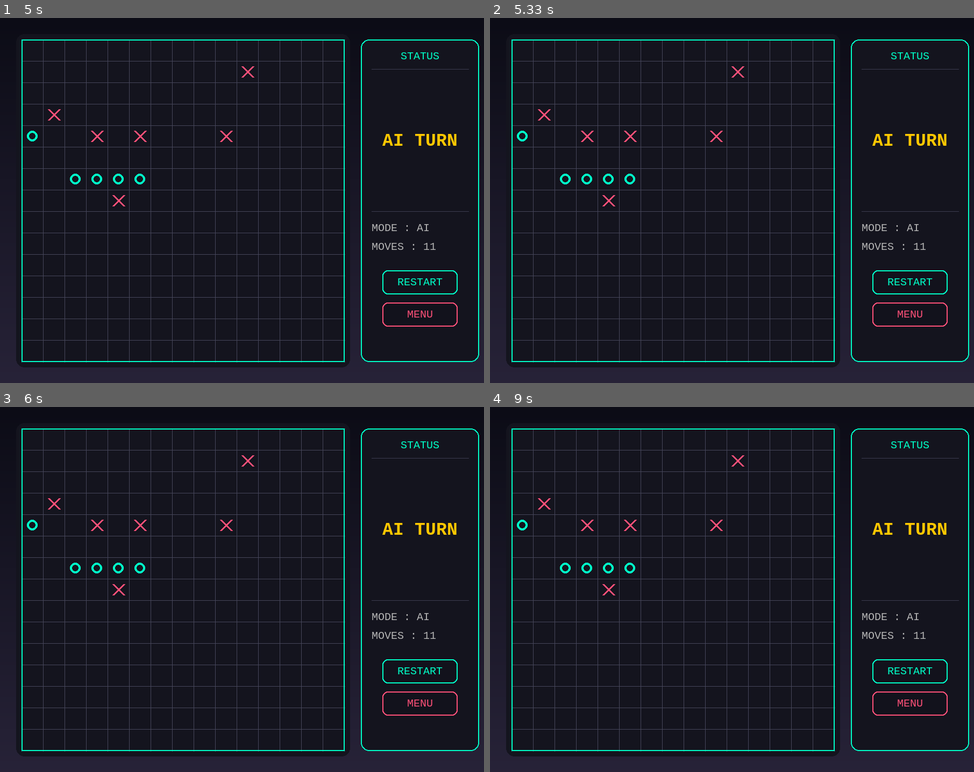
Above: before the commit, frames 1-4 (two rows, left to right).
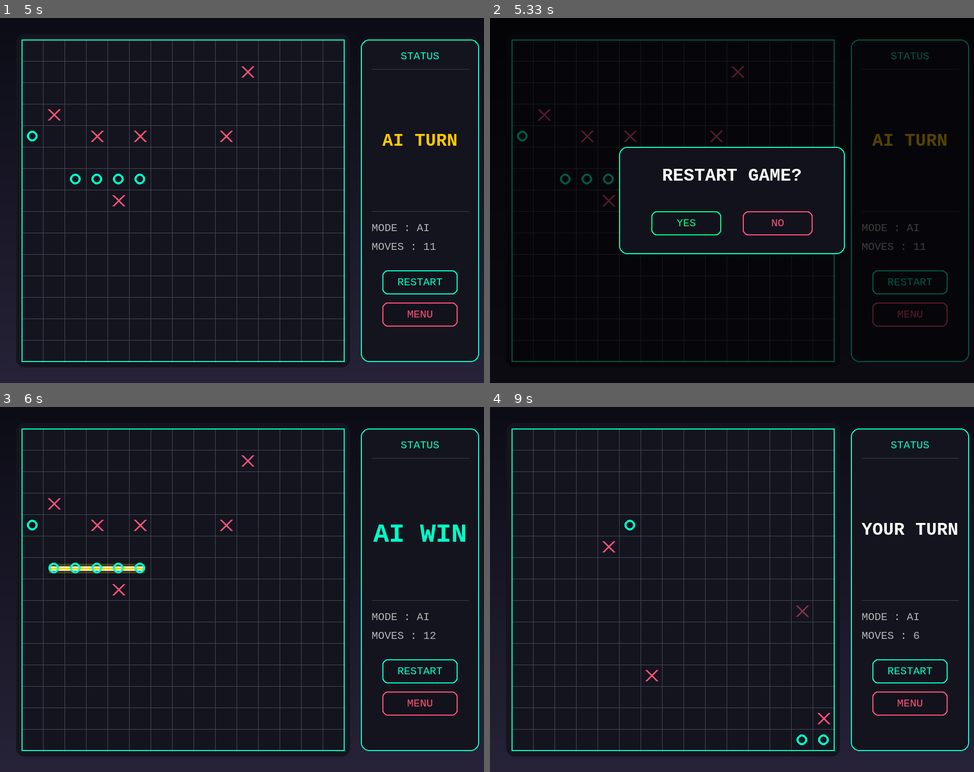
Above: after the commit, the same moments.

Repository: Vuongtlwir/project-ai-caro
Game: pygame game, started from main.py
The game is run twice, just before and just after one commit, with the same random seed, the same clock (stepped at 60 frames per second) and the same inputs.
Inputs (mouse positions are in pixels of both pictures, inside the frame that each line leads up to):
- Up to frame 1 (5 s): click (242, 200) at 0.38 s; click (125, 204) at 0.72 s; click (91, 145) at 1.05 s; click (421, 328) at 1.38 s; click (251, 76) at 1.72 s; click (217, 295) at 2.05 s; click (227, 138) at 2.38 s; click (174, 123) at 2.72 s; click (58, 120) at 3.05 s; click (82, 237) at 3.38 s; click (343, 134) at 3.72 s; click (101, 131) at 4.05 s; click (261, 185) at 4.38 s; click (135, 134) at 4.72 s
- Up to frame 2 (5.33 s): click "RESTART" at 5.05 s
- Up to frame 3 (6 s): click (285, 611) at 5.38 s, where only the run after the commit has a clickable "NO"; click (164, 472) at 5.88 s
- Up to frame 4 (9 s): click "RESTART" at 6.22 s; click (688, 611) at 6.55 s, where only the run after the commit has a clickable "YES"; click (819, 709) at 6.88 s; click (702, 480) at 7.22 s; click (640, 680) at 7.55 s; click (572, 512) at 7.88 s; click (886, 509) at 8.22 s; click (611, 553) at 8.55 s; click (799, 611) at 8.88 s

Frame 1 is identical in both runs. In frame 2, 14% of the frame differs, in the area x 0-100%, y 5-100%; in frame 3, 1.0%; in frame 4, 1.0%.

Commit message:
UI: render confirm dialog on Restart/Menu and add win popup
- Restart/Menu were setting confirm_action but draw_confirm_dialog() was
  never called in the main loop, so no dialog appeared and the YES/NO
  rects stayed (0,0,0,0) -> game soft-locked. Now drawn each frame.
- Add a win/draw announcement popup shown when a game ends, dismissed by
  a click. Restart/Menu remain clickable at all times (incl. game over).

Co-Authored-By: Claude Opus 4.8 <noreply@anthropic.com>

Diff:
--- a/src/ui/pygame_ui.py
+++ b/src/ui/pygame_ui.py
@@ -92,6 +92,9 @@
         self.confirm_action = None  # None | "restart" | "menu"
         self.confirm_yes_button = pygame.Rect(0, 0, 0, 0)
         self.confirm_no_button = pygame.Rect(0, 0, 0, 0)
+
+        # WIN POPUP (thông báo khi kết thúc ván)
+        self.show_win_popup = False
 
     #  BACKGROUND
 
@@ -849,6 +852,83 @@
             (255, 80, 120)
         )
 
+    #  WIN POPUP
+
+    def draw_win_popup(self):
+
+        if not self.show_win_popup:
+            return
+
+        # lớp phủ mờ toàn màn hình
+        overlay = pygame.Surface((WIDTH, HEIGHT), pygame.SRCALPHA)
+        overlay.fill((0, 0, 0, 170))
+        self.screen.blit(overlay, (0, 0))
+
+        # nội dung & màu theo kết quả
+        if self.winner == DRAW:
+            msg = "DRAW!"
+            color = (255, 215, 0)
+        elif self.ai_enabled:
+            if self.winner == HUMAN:
+                msg = "YOU WIN!"
+                color = (255, 80, 120)
+            else:
+                msg = "AI WINS!"
+                color = (0, 255, 200)
+        else:
+            if self.winner == HUMAN:
+                msg = "X WINS!"
+                color = (255, 80, 120)
+            else:
+                msg = "O WINS!"
+                color = (0, 255, 200)
+
+        # hộp thông báo
+        box_w, box_h = 460, 200
+        box = pygame.Rect(
+            WIDTH // 2 - box_w // 2,
+            HEIGHT // 2 - box_h // 2,
+            box_w,
+            box_h
+        )
+
+        pygame.draw.rect(
+            self.screen,
+            (18, 18, 28),
+            box,
+            border_radius=15
+        )
+
+        pygame.draw.rect(
+            self.screen,
+            color,
+            box,
+            3,
+            border_radius=15
+        )
+
+        msg_render = self.win_font.render(msg, True, color)
+        self.screen.blit(
+            msg_render,
+            (
+                box.centerx - msg_render.get_width() // 2,
+                box.y + 50
+            )
+        )
+
+        hint = self.font.render(
+            "Click to continue",
+            True,
+            (180, 180, 180)
+        )
+        self.screen.blit(
+            hint,
+            (
+                box.centerx - hint.get_width() // 2,
+                box.bottom - 55
+            )
+        )
+
     #  AI
 
     def ai_move(self):
@@ -874,6 +954,7 @@
 
             self.game_over = True
             self.winner = result
+            self.show_win_popup = True
 
             if result != DRAW:
                 self.winning_cells = self.find_winning_cells(result)
@@ -910,6 +991,7 @@
         self.winning_cells = []
         self.move_count = 0
         self.ai_thinking = False
+        self.show_win_popup = False
 
     def do_menu(self):
 
@@ -947,6 +1029,11 @@
             self.confirm_action = "menu"
             return
 
+        # Đang hiện thông báo thắng -> bấm bất kỳ đâu để đóng
+        if self.show_win_popup:
+            self.show_win_popup = False
+            return
+
         if self.game_over:
             return
 
@@ -987,6 +1074,7 @@
 
             self.game_over = True
             self.winner = result
+            self.show_win_popup = True
 
             if result != DRAW:
                 self.winning_cells = self.find_winning_cells(result)
@@ -1044,6 +1132,10 @@
 
                 self.draw_side_panel()
 
+                # Thông báo thắng / hộp thoại xác nhận vẽ trên cùng
+                self.draw_win_popup()
+                self.draw_confirm_dialog()
+
             pygame.display.update()
 
         pygame.quit()
